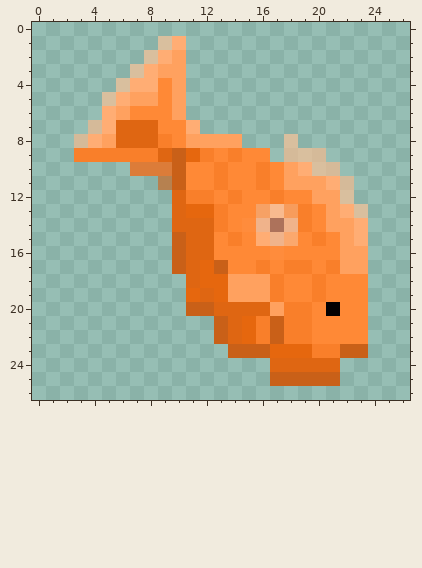
One commit to this pixel-art sprite: game_module/goldieSprite.png. Above, as it was before the edit.
The file is 27x27 pixels. Colours within 5 levels of each other are drawn and written as one.
After the commit:
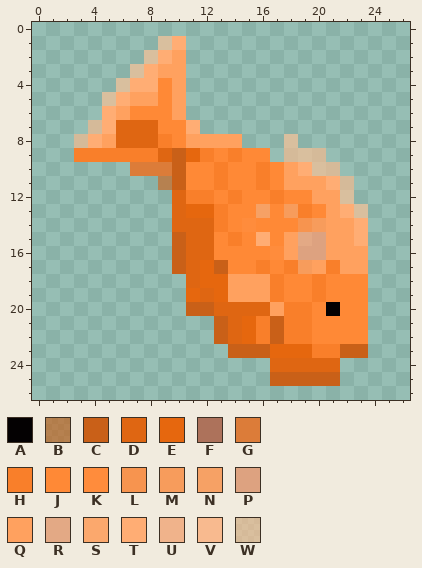
Palette (. is transparent): A #040102  B #c85f17a3  C #c96018  D #df6612  E #e6670e  F #ad725b  G #dc7c39  H #f97f2a  J #ff8936  K #ff8c3c  L #f7944f  M #f79c5c  N #f6a165  P #dda280  Q #ffa15f  R #e3a985  S #fba86d  T #ffad74  U #f0b38b  V #f8ba8f  W #ffbf91a3
The commit says: Fixed barking animation, as well as added the 'idle' animation
What changed:
The edit turns colour F into colour J in row 14 at x 17.
The edit turns colour U into colour J in row 14 at x 16 and 18; in row 15 at x 17.
The edit turns colour V into colour J in row 13 at x 17.
The edit turns colour H into colour L in row 14 at x 19.
The edit turns colour H into colour M in row 17 at x 19.
The edit turns colour J into colour M in row 14 at x 20.
The edit turns colour H into colour P in row 15 at x 20.
The edit turns colour J into colour P in row 16 at x 19 to 20.
The edit turns colour J into colour Q in row 15 at x 21; in row 16 at x 18 and 21; in row 17 at x 20.
The edit turns colour S into colour Q in row 15 at x 18.
The edit turns colour J into colour R in row 15 at x 19.
Boxes around the changes in both pictures, in picture pixels (x1, y1, x2, y2):
changed: (256, 204, 340, 274)
